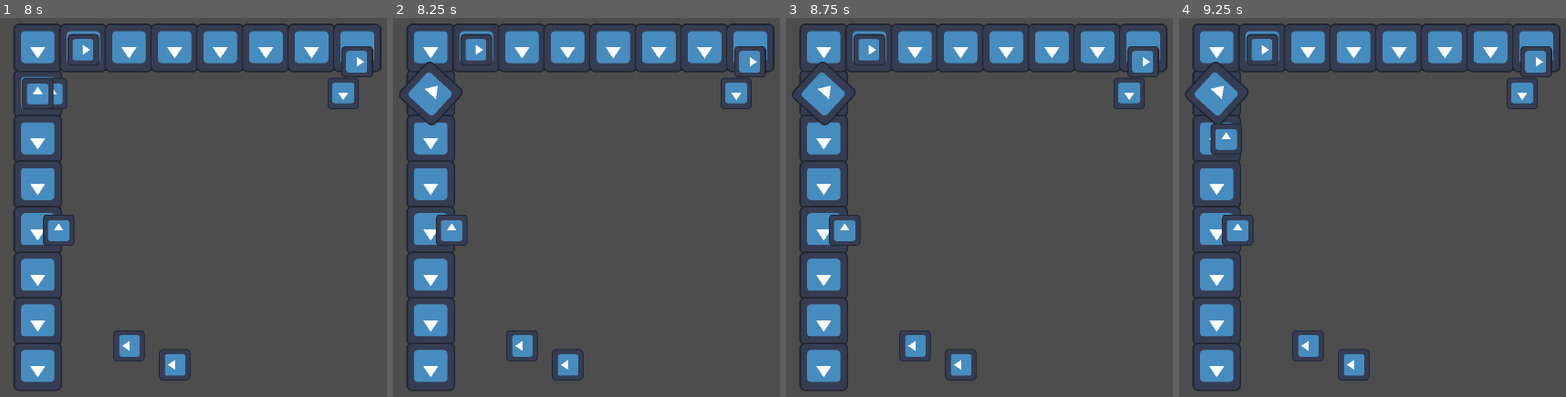
Above: before the commit, frames 1-4 (left to right).
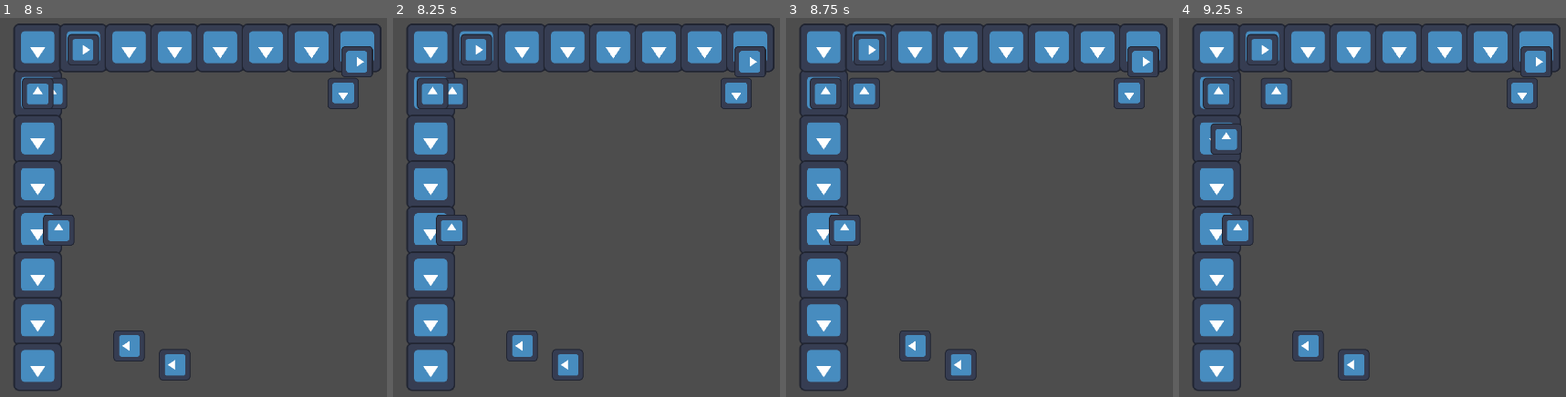
Above: after the commit, the same moments.

Repository: Jotlane/Warehouse-Robot-Game
Game: Godot game, scene res://Scenes/game_manager.tscn
The game is run twice, just before and just after one commit, with the same random seed, the same clock (stepped at 60 frames per second) and the same inputs. The engine's default icon, where the game draws it, is replaced by a stand-in: a white triangle on a blue panel in a dark square.
Inputs (mouse positions are in pixels of both pictures, inside the frame that each line leads up to):
- Up to frame 1 (8 s): tap Enter at 0.5, 5.75 s; move the mouse to (outside the picture) at 0.52 s; press the mouse at (outside the picture) at 0.53 s; move the mouse to (46, 93) at 1.27 s; release the mouse at (46, 93) at 1.28 s; click (46, 93) at 1.35 s; move the mouse to (85, 48) at 2.02 s; press the mouse at (85, 48) at 2.03 s; tap Space at 2.75 s; move the mouse to (290, 294) at 2.77 s; release the mouse at (290, 294) at 2.78 s; click (290, 294) at 2.85 s; move the mouse to (127, 347) at 3.52 s; press the mouse at (127, 347) at 3.53 s; move the mouse to (348, 93) at 4.27 s; release the mouse at (348, 93) at 4.28 s; click (348, 93) at 4.35 s; move the mouse to (174, 366) at 5.02 s; press the mouse at (174, 366) at 5.03 s; move the mouse to (216, 108) at 5.77 s; release the mouse at (216, 108) at 5.78 s; click (216, 108) at 5.85 s; move the mouse to (58, 230) at 6.52 s; press the mouse at (58, 230) at 6.53 s; move the mouse to (356, 55) at 7.27 s; release the mouse at (356, 55) at 7.28 s; click (356, 55) at 7.35 s
- Up to frame 2 (8.25 s): tap Space at 8 s; move the mouse to (431, 93) at 8.02 s; press the mouse at (431, 93) at 8.03 s
- Up to frame 3 (8.75 s): no input
- Up to frame 4 (9.25 s): move the mouse to (1469, 294) at 8.77 s; release the mouse at (1469, 294) at 8.78 s; click (1469, 294) at 8.85 s

Frame 1 is identical in both runs. In frame 2, 0.9% of the frame differs, in the area x 1-20%, y 11-29%; in frame 3, 1.1%; in frame 4, 1.2%, in the area x 1-30%, y 11-28%.
Error after the commit: Invalid call. Nonexistent function 'crash_occurred' in base 'Node (singleton.gd)'. (res://Scripts/robot.gd:28)

Commit message:
moved obstacle stuff from singleton to game manager

Diff:
--- a/Scripts/game_manager.gd
+++ b/Scripts/game_manager.gd
@@ -4,7 +4,7 @@
 @export var grid_scene:PackedScene
 @export var grid_position_offset:Vector2
 @export var robot_scene:PackedScene
-
+var grid_obstacles:Array[int] = []
 var grid_instance
 
 # Called when the node enters the scene tree for the first time.
@@ -13,6 +13,10 @@
 	grid_instance.position = grid_position_offset
 	add_child(grid_instance)
 	Singleton.grid_instance = grid_instance
+
+	grid_obstacles.resize(Singleton.num_columns*Singleton.num_rows)
+	grid_obstacles.fill(0)
+
 	for i in range(Singleton.num_rows):
 		var instance = dummy_scene.instantiate()
 		instance.position = Vector2(0,i*Singleton.grid_size)
@@ -37,9 +41,17 @@
 	robot_instance.direction = Singleton.get_travel_direction(Singleton.array_to_spawner_grid(spawner_selected))
 	grid_instance.add_child(robot_instance)
 
+func crash_occurred(pos:Vector2) -> void:
+	add_obstacle(Singleton.grid_position_to_array(Singleton.grid_position_to_index(pos)))
 
-
-
+func add_obstacle(idx:int) -> void:
+	if (grid_obstacles[idx]):
+		print("Already occupied with obstacle")
+	else:
+		grid_obstacles[idx] = 1
+		var obstacle_instance = Singleton.obstacle_scene.instantiate()
+		obstacle_instance.position = Singleton.grid_index_to_position(Singleton.array_to_grid_position(idx))
+		grid_instance.add_child(obstacle_instance)
 
 
 
--- a/Scripts/singleton.gd
+++ b/Scripts/singleton.gd
@@ -4,22 +4,16 @@
 var grid_size :int = 120
 var num_rows = 8
 var num_columns = 8
-var grid_obstacles:Array[int] = []
 var obstacle_scene:PackedScene
 
 # Called when the node enters the scene tree for the first time.
 func _ready() -> void:
-	grid_obstacles.resize(num_columns*num_rows)
-	grid_obstacles.fill(0)
 	obstacle_scene = preload("uid://c77ex05y7wk6p")
 	pass # Replace with function body.
 
 # Called every frame. 'delta' is the elapsed time since the previous frame.
 func _process(delta: float) -> void:
 	pass
-
-func crash_occurred(pos:Vector2) -> void:
-	add_obstacle(grid_position_to_array(grid_position_to_index(pos)))
 
 func spawner_grid_to_array(pos:Vector2i) -> int:
 	if (pos.y == 0):
@@ -60,14 +54,6 @@
 func array_to_grid_position(idx:int) -> Vector2i:
 	return Vector2i(idx%num_columns,idx/num_columns)
 
-func add_obstacle(idx:int) -> void:
-	if (grid_obstacles[idx]):
-		print("Already occupied with obstacle")
-	else:
-		grid_obstacles[idx] = 1
-		var obstacle_instance = obstacle_scene.instantiate()
-		obstacle_instance.position = grid_index_to_position(array_to_grid_position(idx))
-		grid_instance.add_child(obstacle_instance)
 
 func get_travel_direction(pos:Vector2i)->Vector2:
 	if (pos.y == 0):
